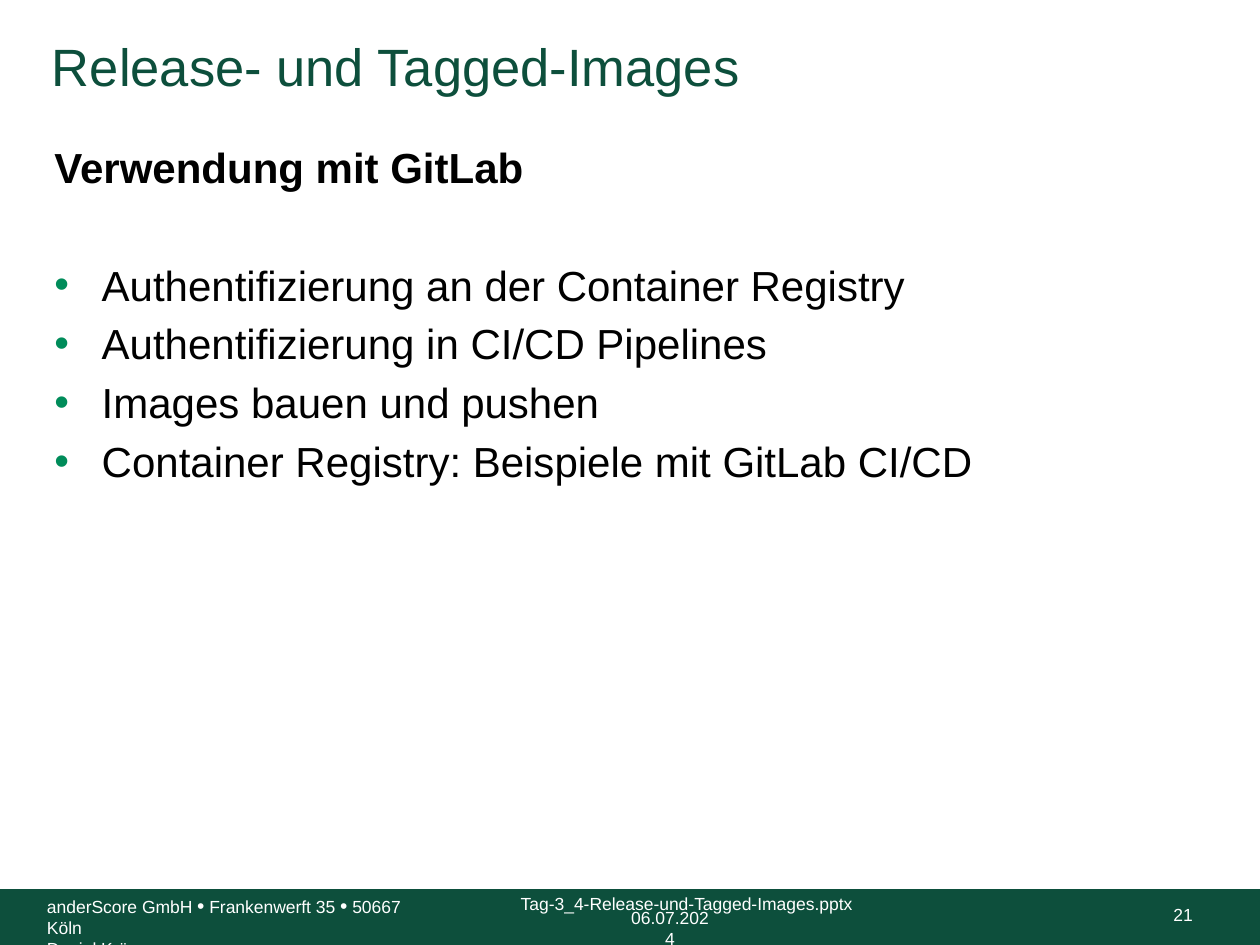
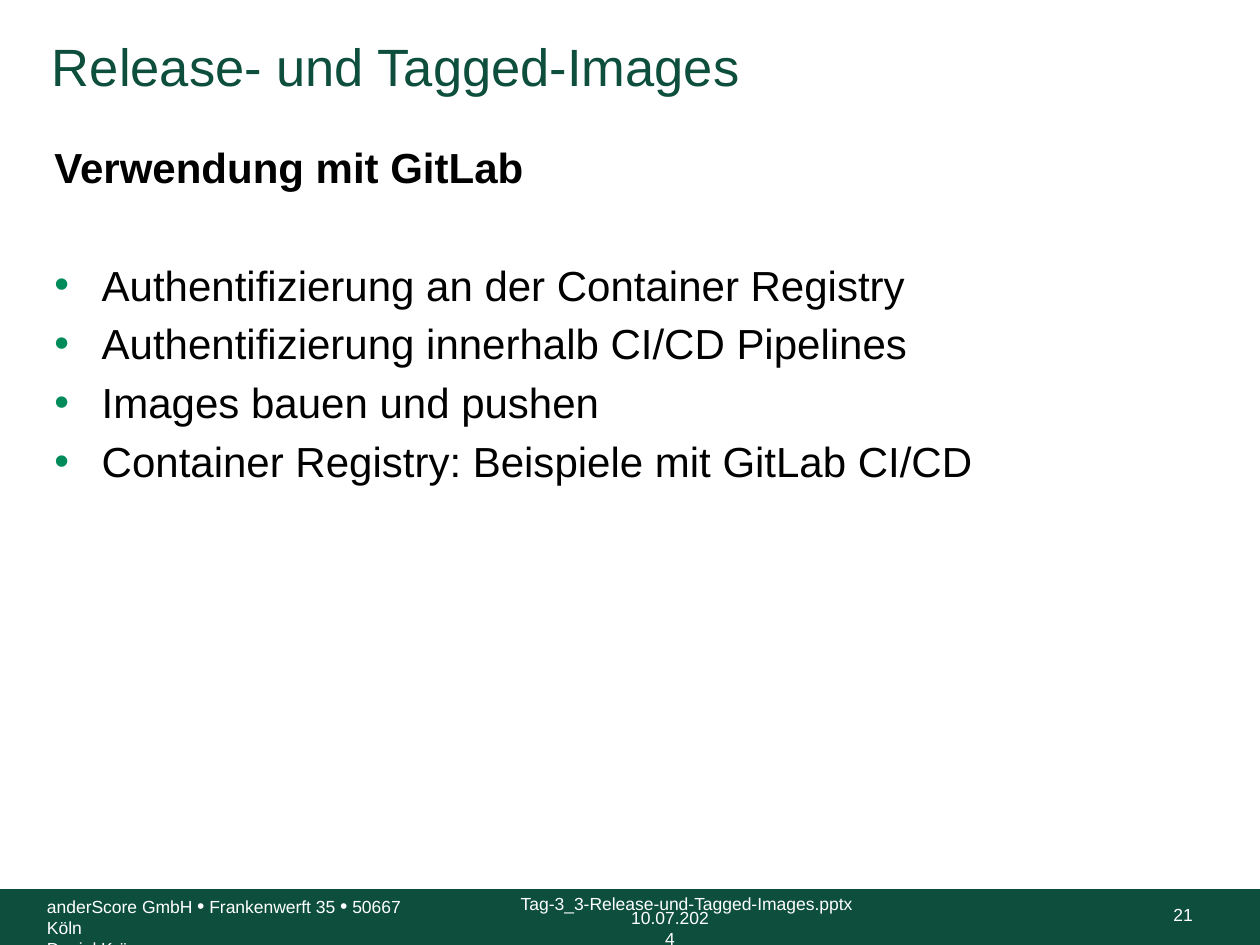
Before and after one commit to anderscore-gmbh/gitlab, a slide deck: slide 21 of slides/Tag-3_3-Release-und-Tagged-Images.pptx. Drawn at 1260x945 pixels with LibreOffice and Linux fonts; fonts in the diff are those of the drawing; background and template pictures are left out. Boxes give left, top, right and bottom in pixels: in the first picture for what was removed or moved away, otherwise in the second. Text is boxed around its words. In the diff, an @@ line names an element or a change of style, - is before the commit and + after.

```diff
--- a/slides/Tag-3_3-Release-und-Tagged-Images.pptx
+++ b/slides/Tag-3_3-Release-und-Tagged-Images.pptx
@@ text at (102,328,907,368): text changed @@
-• Authentifizierung in CI/CD Pipelines
+• Authentifizierung innerhalb CI/CD Pipelines
@@ text at (521,897,853,915): text changed @@
-Tag-3_4-Release-und-Tagged-Images.pptx
+Tag-3_3-Release-und-Tagged-Images.pptx
@@ text at (631,911,709,924): text changed @@
-06.07.2024
+10.07.2024
```
Also in this commit, not shown: 36 other slides changed, 5 other files.
